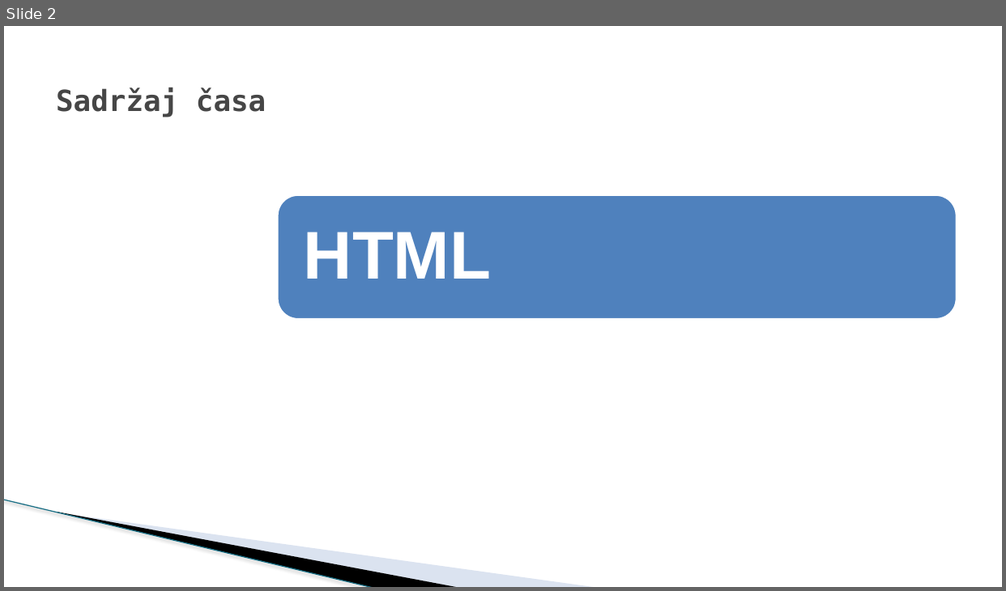
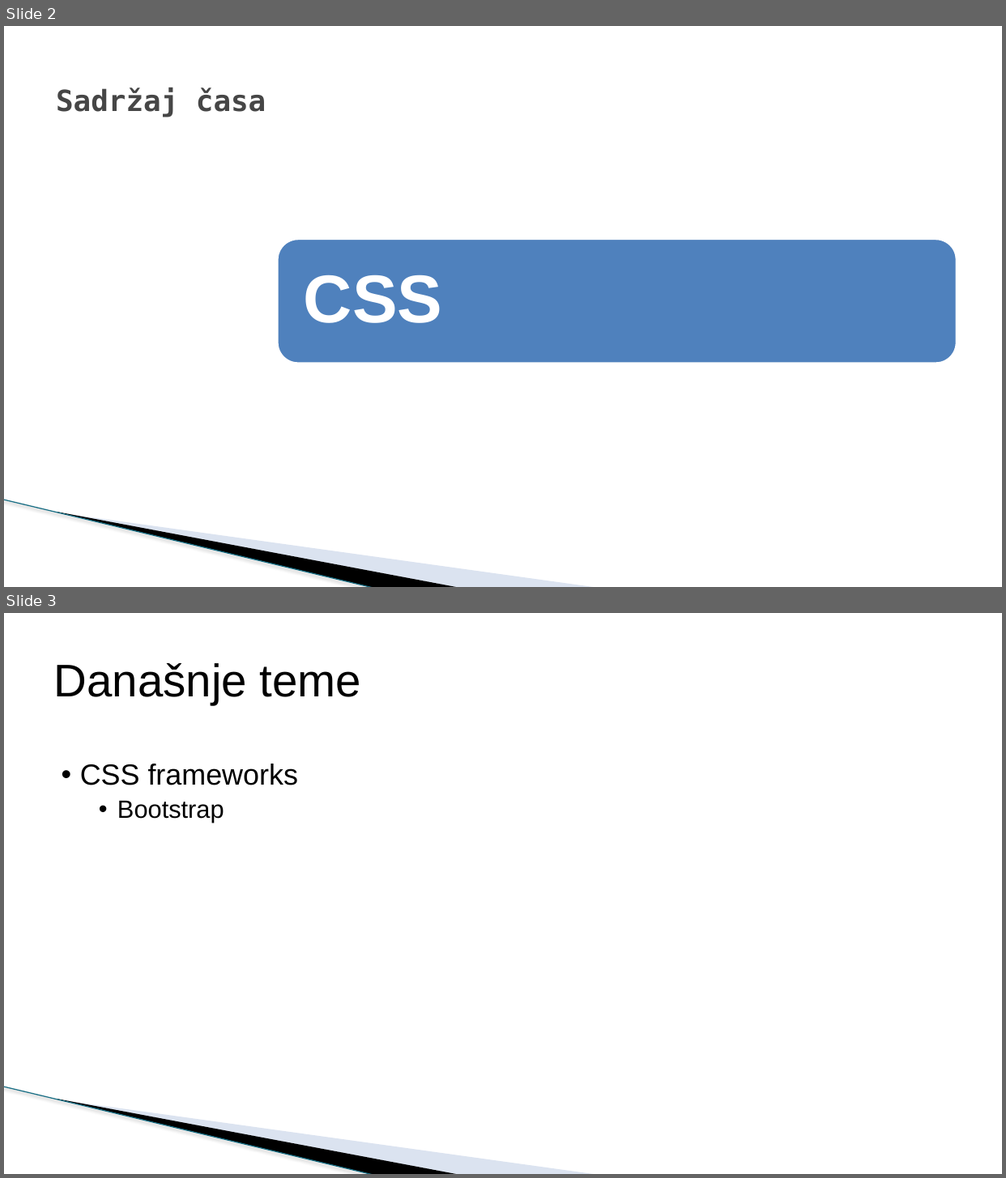
Before and after one commit to todalexcode/kurs-front-end, a slide deck: sesija-22/PPT/Front-End Developer-22.pptx. Shown one above the other, each under a label of ours: slide 2 before the commit, slides 2 and 3 after it. The pictures are 1006x591 and 1006x1178 pixels, drawn with LibreOffice and Linux fonts; fonts in the diff are those of the drawing; background and template pictures are left out. Boxes give left, top, right and bottom in pixels: in the first picture for what was removed or moved away, otherwise in the second. Text is boxed around its words. In the diff, an @@ line names an element or a change of style, - is before the commit and + after.

```diff
--- a/sesija-22/PPT/Front-End Developer-22.pptx
+++ b/sesija-22/PPT/Front-End Developer-22.pptx
@@ slide 3 added at <box>4,613,1002,1174</box>, background #FFFFFF; not listed: 3 template elements that a slide beside it also shows @@
@@ title added at <box>54,663,361,705</box>, 44 pt, text #000000 @@
+Današnje teme
@@ text added at <box>80,764,298,823</box>, 28 pt, text #000000 @@
+• CSS frameworks
+  • Bootstrap
@@ slide 2 changed as well @@
@@ rounded rectangle: place and size @@
-rounded rectangle at <box>277,195,957,319</box>
+rounded rectangle at <box>277,239,957,364</box>
@@ text removed at <box>304,232,491,279</box> @@
-HTML
@@ text added at <box>304,275,442,323</box>, 65 pt, text #FFFFFF, bold @@
+CSS
```
Also in this commit, not shown: 1 other slide changed, 11 other slides added, 2 slides removed, 8 other files.
